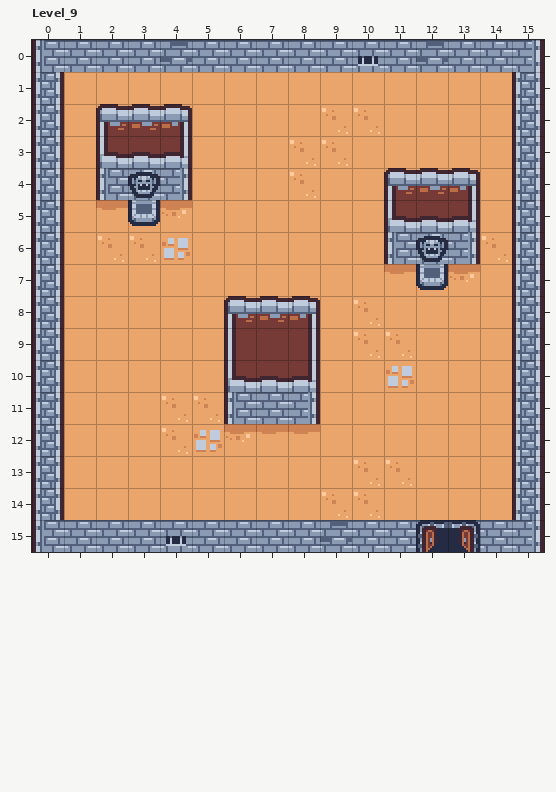
Level history. LDtk project: resources/ldtk-levels/test1.ldtk. This is how it looked before the edit.
Cells are 16x16 px. Shown: Level_9 x 0..15, y 0..15.
And afterwards:
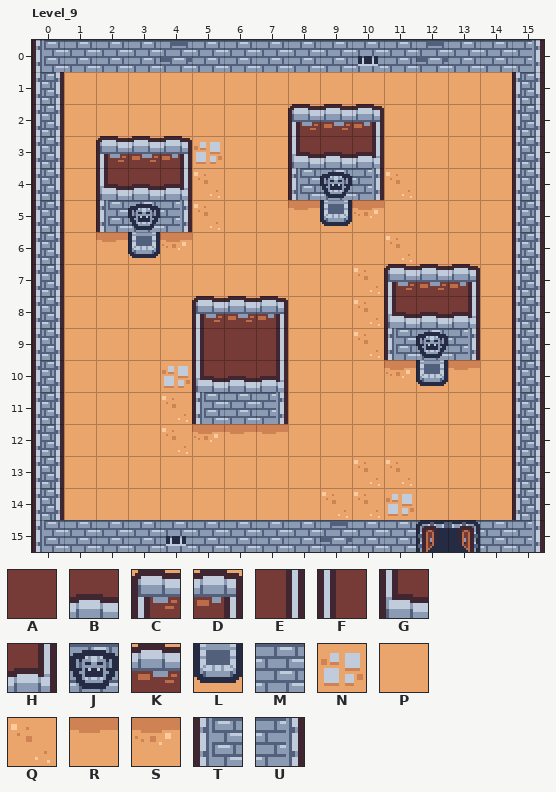
Key: from "Dungeon": A 0, B 2, C 4, D 5, E 13, F 15, G 16, H 17, J 19, K 26, L 31, M 40, N 42, P 48, Q 49, R 50, S 51, T 57, U 59.
_ is an empty cell.
Tiles replaced or removed in this view: A, B, C, D, E, F, G, H, J, K, L, M, P, Q, R, S, T, U.
Change:
Changed rows in their new state; . is an unchanged cell.
Layer "Floor":
first column x 4:
 3 .N.........
 4 .Q.....Q...
 5 .Q.........
 6 .......Q..P
 7 ......Q....
10 N..........
first column x 11:
14 N
Layer "Walls":
first column x 2:
 2 ___...CKD...
 3 CKD...GBH...
 4 GBH...TJU___
 5 TJU...RLS___
 6 RLS......___
 7 .........CKD
 8 ...CKD_..GBH
 9 ...FAE_..TJU
10 ...GBH_..SLR
11 ...TMU_.....
12 ...SR._.....
